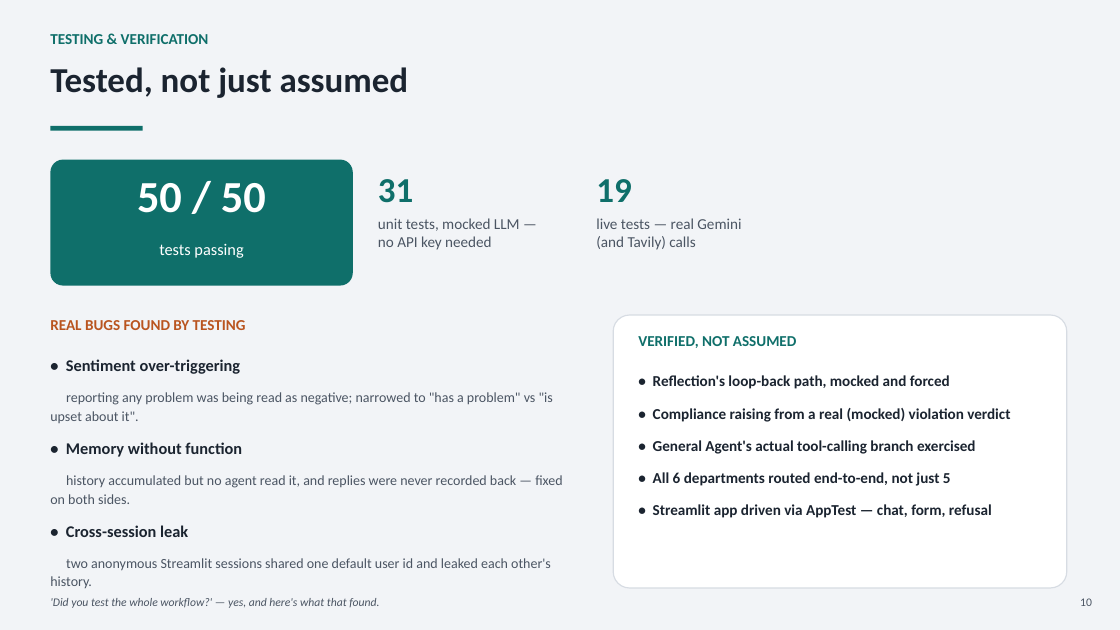
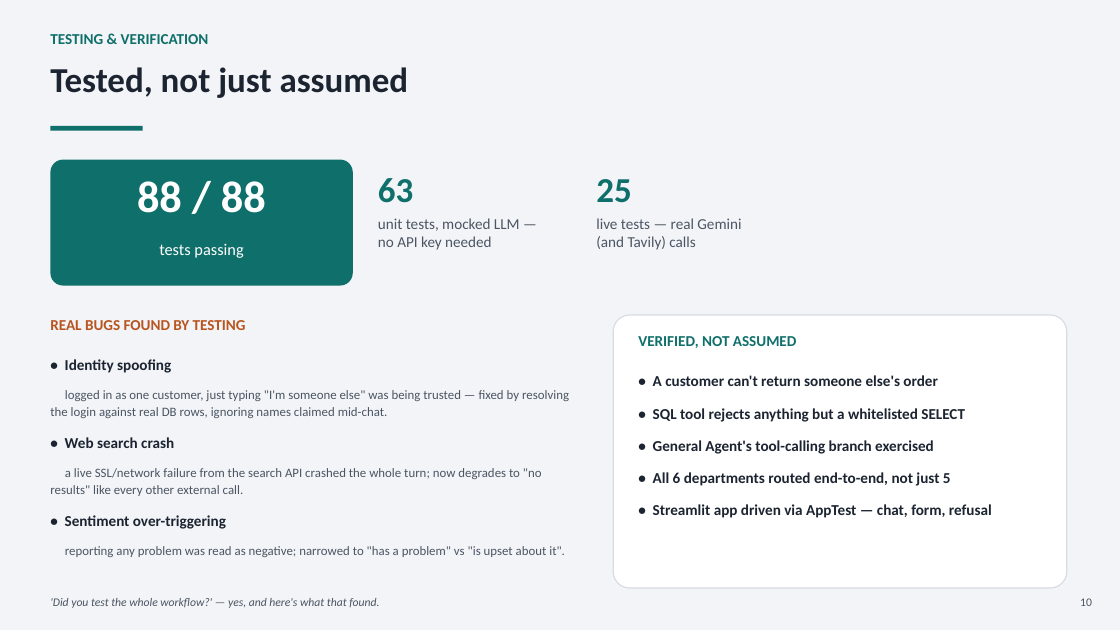
Before and after one commit to Anuj3126/agentic-support-assistant, a slide deck: slide 10 of ShopUNow_Capstone_Presentation.pptx. Drawn at 1120x630 pixels with LibreOffice and Linux fonts; fonts in the diff are those of the drawing. Boxes give left, top, right and bottom in pixels: in the first picture for what was removed or moved away, otherwise in the second. Text is boxed around its words. In the diff, an @@ line names an element or a change of style, - is before the commit and + after.

Commit message:
Update capstone presentation to match the current implementation
Covers what's shipped since the initial deck: SQL-injection guardrail,
verified-identity login (replacing the old composed thread_id), SQLite in the
tech stack, and current test counts (88 total). Testing slide's "bugs found"
now leads with the identity-spoofing and web-search-crash fixes.

```diff
--- a/ShopUNow_Capstone_Presentation.pptx
+++ b/ShopUNow_Capstone_Presentation.pptx
@@ text at (x1=378, y1=178, x2=413, y2=203): text changed @@
-31
+63
@@ text at (x1=596, y1=179, x2=631, y2=203): text changed @@
-19
+25
@@ text at (x1=137, y1=181, x2=266, y2=213): text changed @@
-50 / 50
+88 / 88
@@ text at (x1=50, y1=359, x2=569, y2=496): paragraphs added @@
+• Identity spoofing
+logged in as one customer, just typing "I'm someone else" was being trusted — fixed by resolving the login against real DB rows, ignoring names claimed mid-chat.
+• Web search crash
+a live SSL/network failure from the search API crashed the whole turn; now degrades to "no results" like every other external call.
@@ text at (x1=653, y1=375, x2=965, y2=454): text changed @@
-• Reflection's loop-back path, mocked and forced
-• Compliance raising from a real (mocked) violation verdict
-• General Agent's actual tool-calling branch exercised
+• A customer can't return someone else's order
+• SQL tool rejects anything but a whitelisted SELECT
+• General Agent's tool-calling branch exercised
@@ text at (x1=65, y1=515, x2=226, y2=529): size 14 to 13 pt in "• Sentiment over-triggering" @@
@@ text at (x1=65, y1=546, x2=565, y2=557): text changed; size 12 to 11 pt @@
-reporting any problem was being read as negative; narrowed to "has a problem" vs "is upset about it".
-• Memory without function
-history accumulated but no agent read it, and replies were never recorded back — fixed on both sides.
-• Cross-session leak
-two anonymous Streamlit sessions shared one default user id and leaked each other's history.
+reporting any problem was read as negative; narrowed to "has a problem" vs "is upset about it".
```
Also in this commit, not shown: 6 other slides changed.
